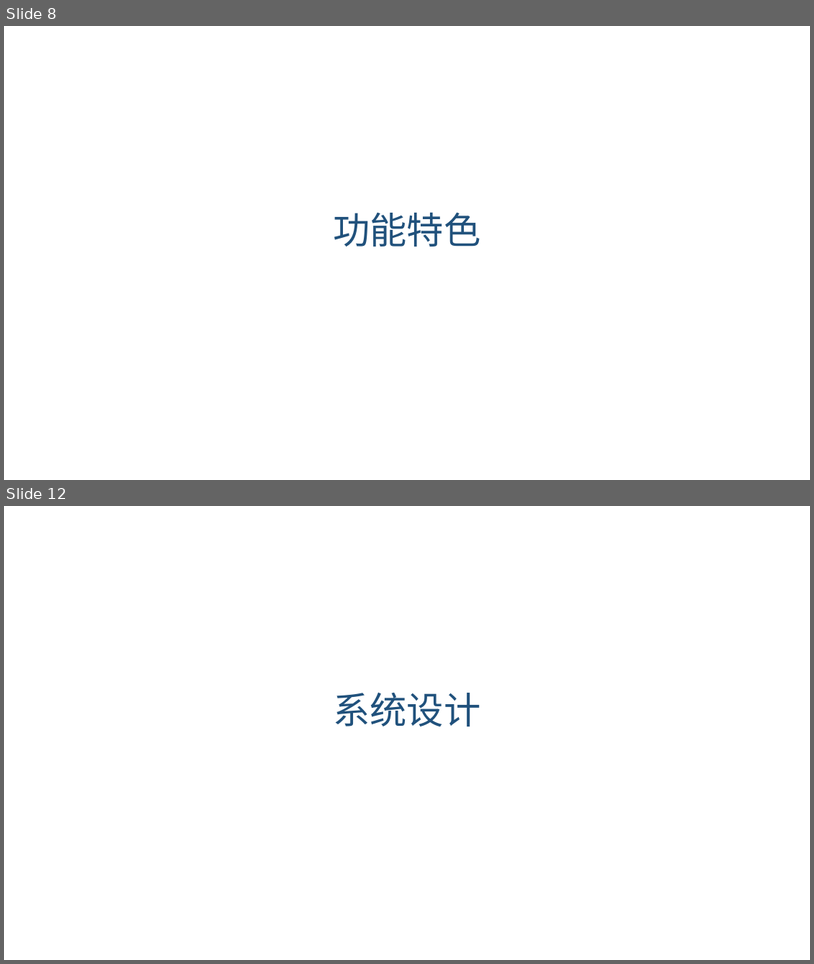
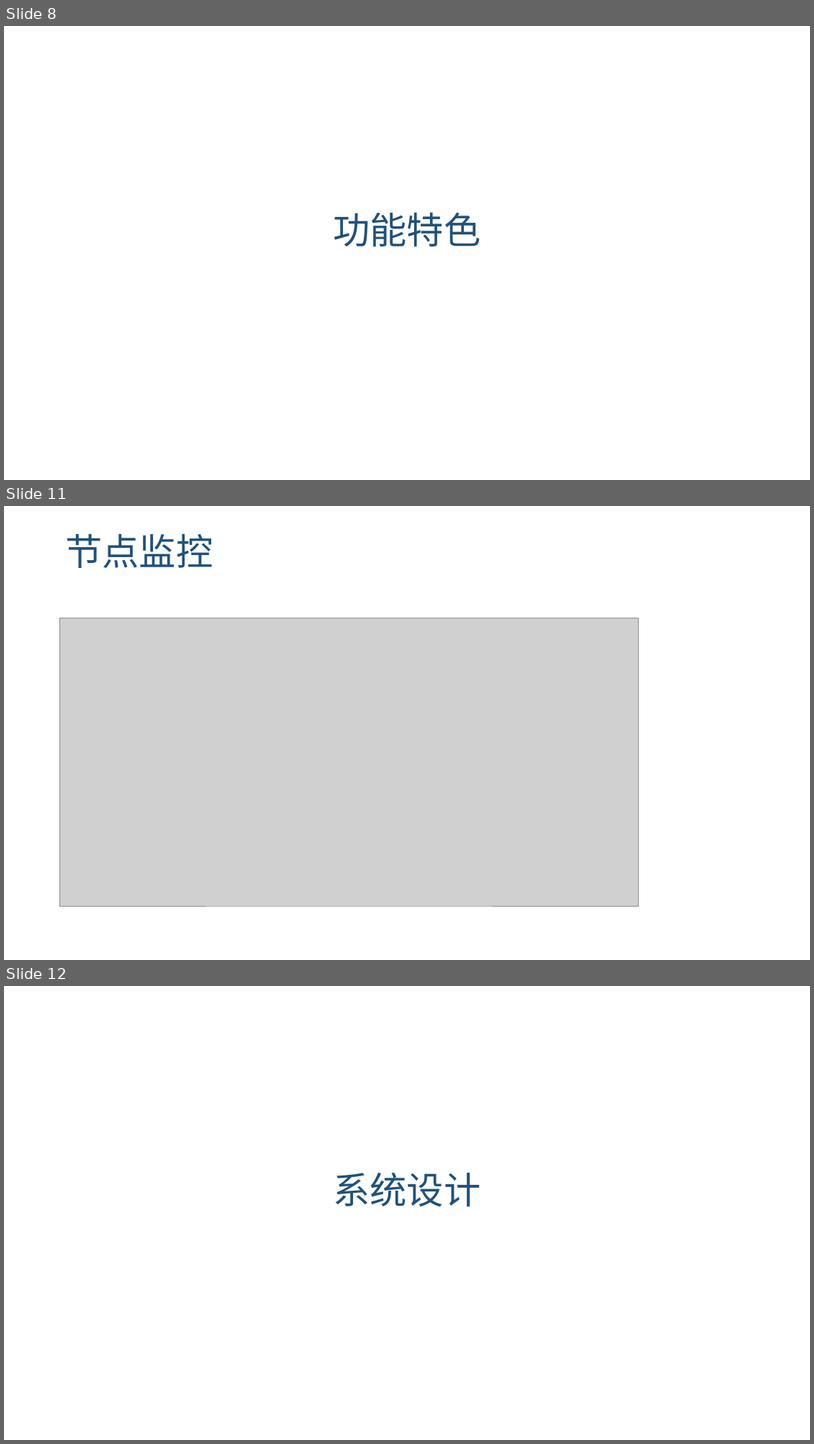
Before and after one commit to kangyifei/intel-minicloud, a slide deck: doc/演示PPT-v1.pptx. Shown one above the other, each under a label of ours: slides 8 and 12 before the commit, slides 8, 11 and 12 after it; the slides between them are not shown. The pictures are 814x964 and 814x1444 pixels, drawn with LibreOffice and Linux fonts; fonts in the diff are those of the drawing; grey boxes stand for pictures; background and template pictures are left out. Boxes give left, top, right and bottom in pixels: in the first picture for what was removed or moved away, otherwise in the second. Text is boxed around its words. In the diff, an @@ line names an element or a change of style, - is before the commit and + after.

```diff
--- a/doc/演示PPT-v1.pptx
+++ b/doc/演示PPT-v1.pptx
@@ slide 11 added at (4,506,810,960), background picture (left out) @@
@@ title added at (65,534,213,568), 44 pt, text #20517C @@
+节点监控
@@ picture added at (59,618,639,906) @@
```
Also in this commit, not shown: 4 slides changed, 5 other slides added, 7 slides removed.
